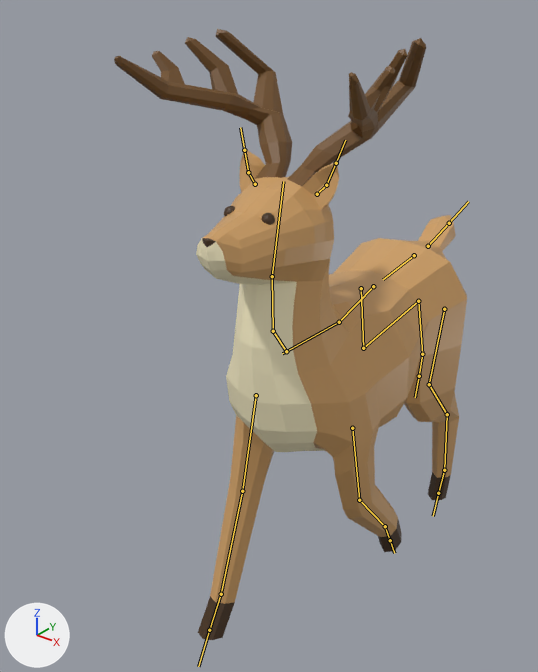
What one commit did to the FBX model Assets/Model/Animal/deer.fbx.
One viewpoint serves both versions: a 50 mm lens placed at (1.45, -2.44, 2.5), pointed at (-0.23, -0.34, 1.2). Arrows for +X, +Y and +Z are at lower left; the lights stay in place. Both versions are drawn at frame 31 of the action 'Walk'; the numbers are the values there. The bones that bend it are drawn over the model as lines.

In view in the first picture: 'Deer', 'Sphere'.
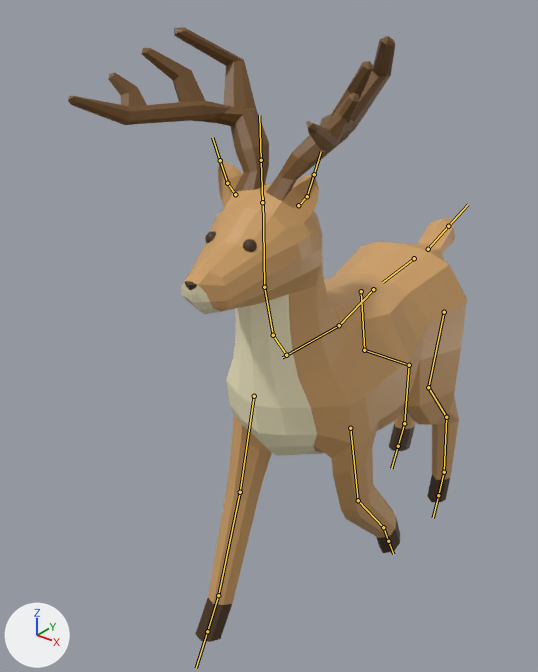
What differs and where, as boxes [x1, y1, x2, y2] in the pictures (538 x 672 px):
'Deer', posed (13% wider)
    before: [114, 29, 467, 640]
    after: [68, 27, 467, 642]
bone 'Spine', root to tip
    before: (414, 255) to (383, 279)
    after: (414, 258) to (382, 282)
bone 'uparm.l', root to tip
    before: (352, 428) to (359, 500)
    after: (350, 428) to (358, 500)
bone 'uparm.r', root to tip
    before: (256, 395) to (242, 491)
    after: (254, 396) to (240, 492)
bone 'Neck', root to tip
    before: (273, 331) to (272, 276)
    after: (273, 335) to (264, 287)
bone 'Thigh.r', root to tip
    before: (361, 288) to (363, 348)
    after: (361, 291) to (364, 350)
bone 'upleg.r', root to tip
    before: (363, 348) to (418, 301)
    after: (364, 350) to (409, 365)
bone 'lowerleg.r', root to tip
    before: (418, 301) to (422, 354)
    after: (409, 365) to (404, 423)

The change in detail:
Bone 'Spine' (bone_spine) moves from (0.0, 0.0, 0.0) to (0.0, 0.002, 0.014).
Bone 'uparm.l' (bone_uparm_l) moves from (0.0, 0.022, 0.016) to (0.0, 0.0, 0.0).
Bone 'uparm.r' (bone_uparm_r) moves from (0.0, 0.022, 0.016) to (0.0, 0.002, 0.001).
Bone 'Neck' (bone_neck) turns from (-7, 0, 0) to (6, 0, 0) degrees about its own x, y and z.
Bone 'Thigh.r' (bone_thigh_r) turns from (10, 0, 0) to (11, 0, 0) degrees about its own x, y and z.
Bone 'upleg.r' (bone_upleg_r) turns from (47, 4, 2) to (2, 0, 0) degrees about its own x, y and z.
Bone 'lowerleg.r' (bone_lowerleg_r) turns from (-50, 0, 0) to (-23, 0, 0) degrees about its own x, y and z.
